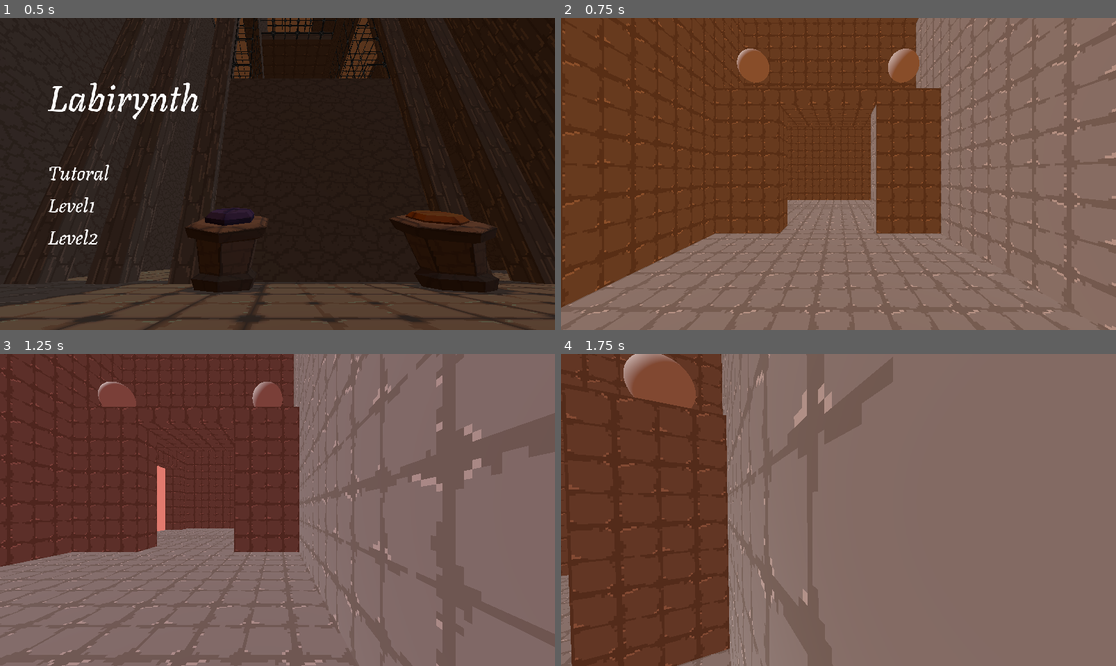
Above: before the commit, frames 1-4 (two rows, left to right).
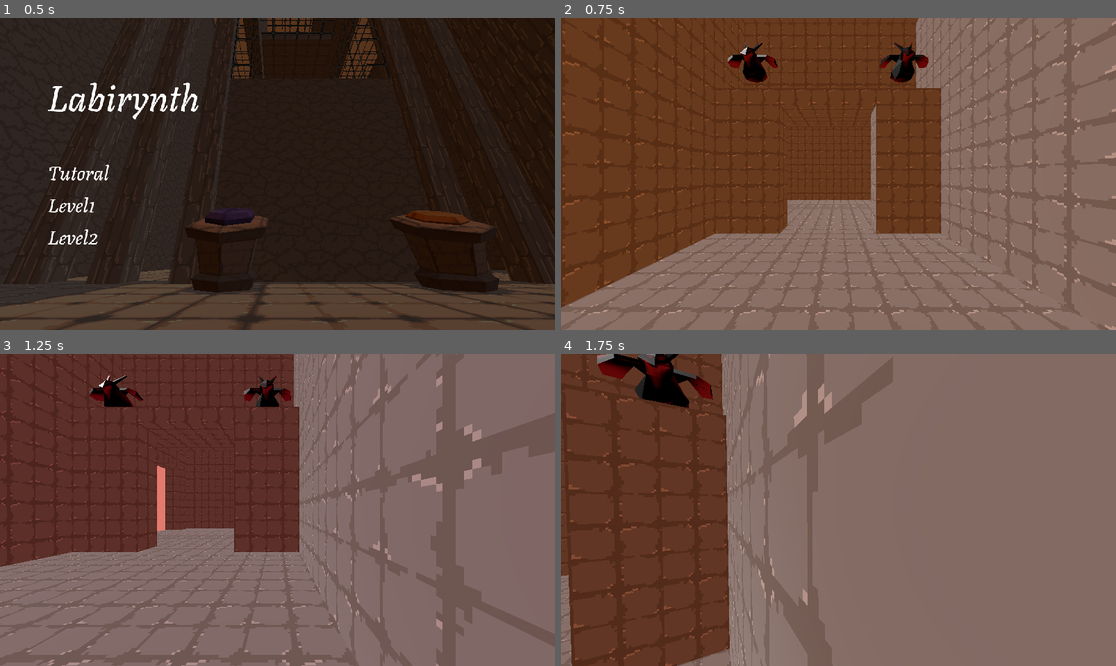
Above: after the commit, the same moments.

Repository: ThreeCoffees/HackYeah2025
Game: Godot game, scene res://levels/main_menu.tscn
Two runs of this game, one before a commit and one after it. Both use one fixed random seed, a clock stepped at 60 frames per second and the inputs below.
Inputs (mouse positions are in pixels of both pictures, inside the frame that each line leads up to):
- Up to frame 1 (0.5 s): no input
- Up to frame 2 (0.75 s): move the mouse to (721, 170) at 0.52 s; hold D (move_right) from 0.53 s (still down); click (721, 170) at 0.6 s
- Up to frame 3 (1.25 s): keep holding D (move_right); tap Space (jump) at 0.77 s
- Up to frame 4 (1.75 s): move the mouse to (810, 510) at 1.27 s; release D (move_right) at 1.28 s; hold W (move_forward) from 1.28 s (still down); click (810, 510) at 1.35 s; tap Space (jump) at 1.52 s

Frame 1 is identical in both runs. In frame 2, 1.3% of the frame differs, in the area x 30-67%, y 7-21%; in frame 3, 1.1%; in frame 4, 2.2%, in the area x 6-28%, y 0-18%.

Commit message:
add gargoyle

Diff:
--- a/characters/flying_character.tscn
+++ b/characters/flying_character.tscn
@@ -2,19 +2,18 @@
 
 [ext_resource type="PackedScene" uid="uid://b4xmcokbmqma" path="res://characters/playable_character.tscn" id="1_6kj3i"]
 [ext_resource type="Script" uid="uid://bshf6r3q7oj2k" path="res://characters/flying_character.gd" id="2_evaoo"]
+[ext_resource type="PackedScene" uid="uid://dupx4v21exn3r" path="res://meshes/Gargoyle.glb" id="3_58oc1"]
 
 [sub_resource type="SphereShape3D" id="SphereShape3D_evaoo"]
-
-[sub_resource type="SphereMesh" id="SphereMesh_58oc1"]
 
 [node name="FlyingCharacter" instance=ExtResource("1_6kj3i")]
 script = ExtResource("2_evaoo")
 
 [node name="CameraOffset" parent="." index="0"]
-transform = Transform3D(1, 0, 0, 0, 1, 0, 0, 0, 1, 0, 0, -0.5810886)
+transform = Transform3D(1, 0, 0, 0, 1, 0, 0, 0, 1, 0, 0, -0.37085652)
 
 [node name="CollisionShape3D" type="CollisionShape3D" parent="." index="1"]
 shape = SubResource("SphereShape3D_evaoo")
 
-[node name="MeshInstance3D" type="MeshInstance3D" parent="." index="2"]
-mesh = SubResource("SphereMesh_58oc1")
+[node name="Gargoyle" parent="." index="2" instance=ExtResource("3_58oc1")]
+transform = Transform3D(-4.371139e-08, 0, -1, 0, 1, 0, 1, 0, -4.371139e-08, 0, 0, 0)
Binary file added: meshes/Gargoyle.glb
Not shown, added: meshes/Gargoyle.glb.import
Binary file added: meshes/Gargoyle_bg2.png
Not shown, added: meshes/Gargoyle_bg2.png.import
Binary file added: meshes/Gargoyle_gbtex.png
Not shown, added: meshes/Gargoyle_gbtex.png.import
